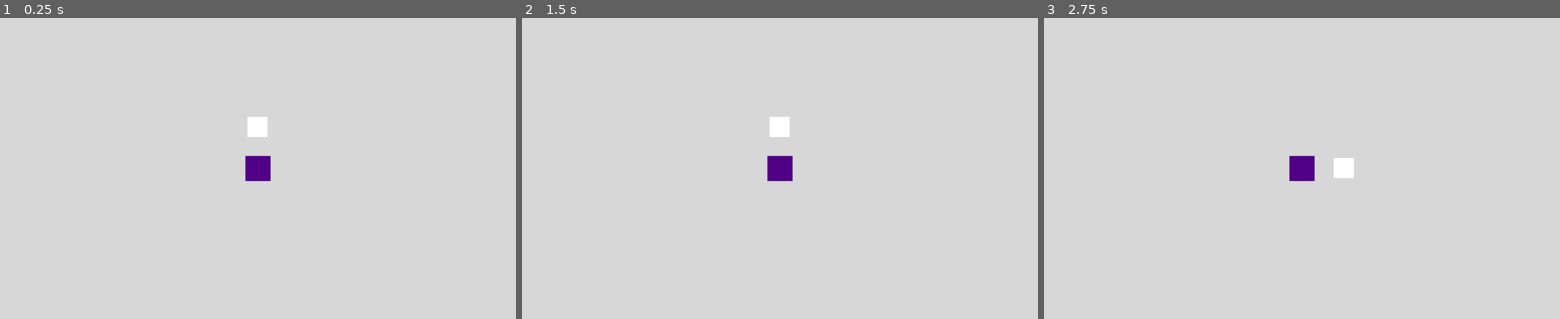
Above: before the commit, frames 1-3 (left to right).
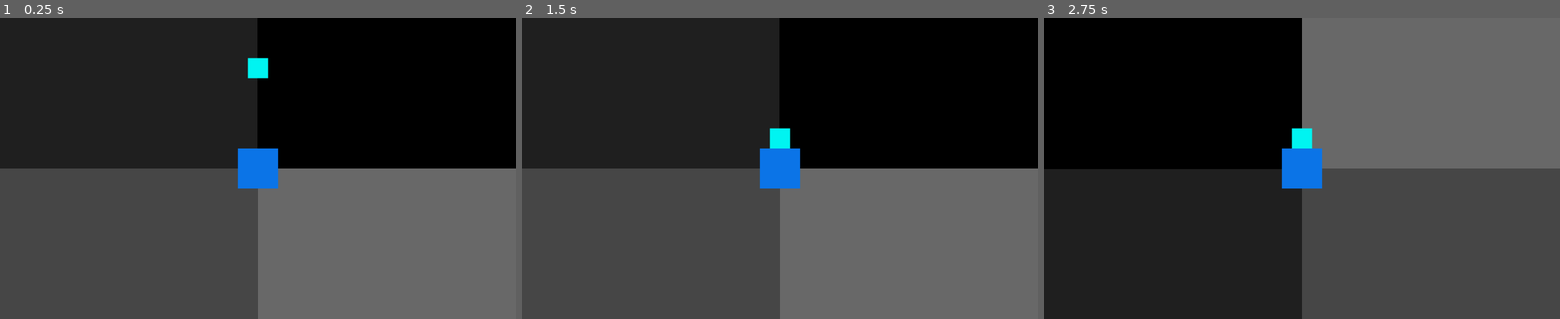
Above: after the commit, the same moments.

Repository: KeatonMueller/polymonous
Game: Godot game, scene res://MainScene.tscn
Same seed, same stepped clock (60 frames per second), same inputs: the game is played once before the commit and once after it.
Inputs:
- Up to frame 1 (0.25 s): no input
- Up to frame 2 (1.5 s): tap Enter at 0.5 s; hold D (move_right, bound only before the commit) 0.53-1.28 s; tap S (box_drop, bound only after the commit) at 0.6, 1.35 s; tap Space at 1.25 s; hold A (move_left, bound only before the commit) from 1.28 s (still down)
- Up to frame 3 (2.75 s): tap Enter at 2 s; release A (move_left, bound only before the commit) at 2.03 s; hold D (move_right, bound only before the commit) from 2.03 s (still down); tap S (box_drop, bound only after the commit) at 2.1 s

The runs differ from the first frame. In frame 1, 100% of the frame differs, in the area x 0-100%, y 0-100%; in frame 2, 100%; in frame 3, 100%.

Commit message:
add rotation

Diff:
--- a/Base.gd
+++ b/Base.gd
@@ -2,30 +2,33 @@
 
 onready var cam : Camera2D = get_node("Camera2D")
 
-const num_sides : int = 4;
-const rot_delta : float = 2 * PI / num_sides;
-const rot_speed : float = 8.0;
-var rot_left : float = 0;
-var rot_dir : int = 0;
-var rot_list : Array = [];
+const num_sides : int = 4;	# number of sides on base
+const rot_delta : float = 2 * PI / num_sides;	# rotation needed to get to adjacent side
+const rot_speed : float = 8.0; # time (1 / rot_speed seconds) needed to do a rotation
+var rot_left : float = 0; # degree (theta) left needed in current rotation
+var rot_dir : int = 0; # direction (-1 | 1) of rotation
+var action_list : Array = []; # list of pending actions
 
-const Direction = {
-	"LEFT": 1,
-	"RIGHT": -1
-};
+var Action : Dictionary; # possible actions
+var Direction : Dictionary; # possible directions
 
+func _ready():
+	# load enums from MainScene
+	var main_scene = get_owner();
+	Action = main_scene.Action;
+	Direction = main_scene.Direction;
 
 func _physics_process(delta):
-	# on button press, add to list of rotations
-	if Input.is_action_just_pressed("move_right"):
-		rot_list.append(Direction.RIGHT);
-	elif Input.is_action_just_pressed("move_left"):
-		rot_list.append(Direction.LEFT);
+	# on button press, add to list of actinos
+	if Input.is_action_just_pressed("world_rot_right"):
+		action_list.append(Action.WORLD_ROT_RIGHT);
+	elif Input.is_action_just_pressed("world_rot_left"):
+		action_list.append(Action.WORLD_ROT_LEFT);
 
-	# set current rotation if any are pending
-	if rot_list.size() > 0 and rot_left == 0:
+	# set current action if any are pending
+	if action_list.size() > 0 and rot_left == 0:
 		rot_left = rot_delta;
-		rot_dir = rot_list.pop_front();
+		rot_dir = Direction[action_list.pop_front()];
 
 	# update camera rotation
 	if rot_left > 0:
--- a/Base.tscn
+++ b/Base.tscn
@@ -3,24 +3,23 @@
 [ext_resource path="res://Base.gd" type="Script" id=1]
 
 [sub_resource type="RectangleShape2D" id=1]
-extents = Vector2( 25.0005, 25.0283 )
+extents = Vector2( 40, 40 )
 
 [node name="Base" type="StaticBody2D"]
 script = ExtResource( 1 )
 
 [node name="ColorRect" type="ColorRect" parent="."]
-margin_left = -25.0
-margin_top = -25.0
-margin_right = 25.0
-margin_bottom = 25.0
+margin_left = -40.0
+margin_top = -40.0
+margin_right = 40.0
+margin_bottom = 40.0
 rect_pivot_offset = Vector2( 25, 25 )
-color = Color( 0.313726, 0, 0.52549, 1 )
+color = Color( 0.0470588, 0.458824, 0.909804, 1 )
 __meta__ = {
 "_edit_use_anchors_": false
 }
 
 [node name="CollisionShape2D" type="CollisionShape2D" parent="."]
-visible = false
 shape = SubResource( 1 )
 
 [node name="Camera2D" type="Camera2D" parent="."]
--- a/Box.tscn
+++ b/Box.tscn
@@ -1,9 +1,9 @@
 [gd_scene load_steps=2 format=2]
 
 [sub_resource type="RectangleShape2D" id=1]
-extents = Vector2( 20.294, 19.9537 )
+extents = Vector2( 20, 20 )
 
-[node name="Box" type="StaticBody2D"]
+[node name="Box" type="KinematicBody2D"]
 
 [node name="ColorRect" type="ColorRect" parent="."]
 margin_left = -20.0
@@ -11,10 +11,10 @@
 margin_right = 20.0
 margin_bottom = 20.0
 rect_pivot_offset = Vector2( 20, 20 )
+color = Color( 0, 0.960784, 0.94902, 1 )
 __meta__ = {
 "_edit_use_anchors_": false
 }
 
 [node name="CollisionShape2D" type="CollisionShape2D" parent="."]
-visible = false
 shape = SubResource( 1 )
--- a/MainScene.gd
+++ b/MainScene.gd
@@ -1,4 +1,76 @@
 extends Node2D
 
+var curr_box : KinematicBody2D;
+var curr_theta : float = -PI / 2;
+var curr_height : float = 200.0;
+
+var base : StaticBody2D;
+
 func _ready():
-	pass
+	# load initial box
+	curr_box = load("res://Box.tscn").instance();
+	curr_box.position.x = cos(curr_theta) * curr_height;
+	curr_box.position.y = sin(curr_theta) * curr_height;
+	add_child(curr_box);
+	# get base
+	base = get_node("Base");
+
+const num_sides : int = 4;
+const rot_delta : float = 2 * PI / num_sides;
+const rot_speed : float = 8.0;
+var rot_left : float = 0;
+var rot_dir : int = 0;
+var action_list : Array = [];
+var next_action : int;
+
+const Action = {
+	"WORLD_ROT_LEFT": 0,
+	"WORLD_ROT_RIGHT": 1,
+	"DROP": 2,
+};
+
+const Direction = {
+	Action.WORLD_ROT_LEFT: -1,
+	Action.WORLD_ROT_RIGHT: 1
+}
+
+
+func _physics_process(delta):
+	# on button press, add to list of rotations
+	if Input.is_action_just_pressed("world_rot_right"):
+		action_list.append(Action.WORLD_ROT_RIGHT);
+	elif Input.is_action_just_pressed("world_rot_left"):
+		action_list.append(Action.WORLD_ROT_LEFT);
+	elif Input.is_action_just_pressed("box_drop"):
+		action_list.append(Action.DROP);
+
+	# get next action if any are pending
+	if action_list.size() > 0 and rot_left == 0:
+		next_action = action_list.pop_front();
+		if next_action != Action.DROP:
+			rot_left = rot_delta;
+			rot_dir = Direction[next_action];
+		else:
+			var dist = curr_box.position.distance_to(base.position);
+			var dir = Vector2();
+			dir.x = cos(curr_theta) * -dist;
+			dir.y = sin(curr_theta) * -dist;
+			curr_box.move_and_collide(dir)
+
+	# update current box position
+	if rot_left > 0:
+		var rot_amt = rot_delta * delta * rot_speed;
+		# check for over-rotating
+		if rot_left - rot_amt < 0:
+			rot_amt = rot_left;
+
+		# update theta and position
+		curr_theta += rot_amt * rot_dir;
+		curr_theta = wrapf(curr_theta, -PI, PI);
+		curr_box.position.x = cos(curr_theta) * curr_height;
+		curr_box.position.y = sin(curr_theta) * curr_height;
+		# rotate box so it appear stationary
+		curr_box.rotate(rot_dir * rot_amt);
+
+		# update rot_left
+		rot_left -= rot_amt;
--- a/MainScene.tscn
+++ b/MainScene.tscn
@@ -1,25 +1,54 @@
-[gd_scene load_steps=4 format=2]
+[gd_scene load_steps=3 format=2]
 
 [ext_resource path="res://MainScene.gd" type="Script" id=1]
 [ext_resource path="res://Base.tscn" type="PackedScene" id=2]
-[ext_resource path="res://Box.tscn" type="PackedScene" id=3]
 
 [node name="MainScene" type="Node2D"]
 position = Vector2( 0, 2 )
 script = ExtResource( 1 )
 
+[node name="ColorRect" type="ColorRect" parent="."]
+margin_right = 800.0
+margin_bottom = 800.0
+color = Color( 0.411765, 0.411765, 0.411765, 1 )
+__meta__ = {
+"_edit_use_anchors_": false
+}
+
+[node name="ColorRect2" type="ColorRect" parent="."]
+margin_left = -800.0
+margin_bottom = 800.0
+color = Color( 0.278431, 0.278431, 0.278431, 1 )
+__meta__ = {
+"_edit_use_anchors_": false
+}
+
+[node name="ColorRect3" type="ColorRect" parent="."]
+margin_left = -800.0
+margin_top = -800.0
+color = Color( 0.12549, 0.12549, 0.12549, 1 )
+__meta__ = {
+"_edit_use_anchors_": false
+}
+
+[node name="ColorRect4" type="ColorRect" parent="."]
+margin_left = -0.588867
+margin_top = -800.0
+margin_right = 799.411
+color = Color( 0, 0, 0, 1 )
+__meta__ = {
+"_edit_use_anchors_": false
+}
+
 [node name="Background" type="ColorRect" parent="."]
-margin_left = -310.0
-margin_top = -350.0
-margin_right = 1290.0
-margin_bottom = 916.0
+visible = false
+margin_left = -800.0
+margin_top = -800.0
+margin_right = 800.0
+margin_bottom = 800.0
 color = Color( 0.847059, 0.847059, 0.847059, 1 )
 __meta__ = {
 "_edit_use_anchors_": false
 }
 
 [node name="Base" parent="." instance=ExtResource( 2 )]
-position = Vector2( 512, 300 )
-
-[node name="Box" parent="." instance=ExtResource( 3 )]
-position = Vector2( 510.565, 217.236 )
--- a/project.godot
+++ b/project.godot
@@ -21,14 +21,25 @@
 
 [input]
 
-move_left={
+world_rot_left={
 "deadzone": 0.5,
-"events": [ Object(InputEventKey,"resource_local_to_scene":false,"resource_name":"","device":0,"alt":false,"shift":false,"control":false,"meta":false,"command":false,"pressed":false,"scancode":65,"unicode":0,"echo":false,"script":null)
+"events": [ Object(InputEventKey,"resource_local_to_scene":false,"resource_name":"","device":0,"alt":false,"shift":false,"control":false,"meta":false,"command":false,"pressed":false,"scancode":16777231,"unicode":0,"echo":false,"script":null)
+, Object(InputEventKey,"resource_local_to_scene":false,"resource_name":"","device":0,"alt":false,"shift":false,"control":false,"meta":false,"command":false,"pressed":false,"scancode":44,"unicode":0,"echo":false,"script":null)
+, Object(InputEventKey,"resource_local_to_scene":false,"resource_name":"","device":0,"alt":false,"shift":false,"control":false,"meta":false,"command":false,"pressed":false,"scancode":65,"unicode":0,"echo":false,"script":null)
  ]
 }
-move_right={
+world_rot_right={
 "deadzone": 0.5,
-"events": [ Object(InputEventKey,"resource_local_to_scene":false,"resource_name":"","device":0,"alt":false,"shift":false,"control":false,"meta":false,"command":false,"pressed":false,"scancode":68,"unicode":0,"echo":false,"script":null)
+"events": [ Object(InputEventKey,"resource_local_to_scene":false,"resource_name":"","device":0,"alt":false,"shift":false,"control":false,"meta":false,"command":false,"pressed":false,"scancode":16777233,"unicode":0,"echo":false,"script":null)
+, Object(InputEventKey,"resource_local_to_scene":false,"resource_name":"","device":0,"alt":false,"shift":false,"control":false,"meta":false,"command":false,"pressed":false,"scancode":46,"unicode":0,"echo":false,"script":null)
+, Object(InputEventKey,"resource_local_to_scene":false,"resource_name":"","device":0,"alt":false,"shift":false,"control":false,"meta":false,"command":false,"pressed":false,"scancode":68,"unicode":0,"echo":false,"script":null)
+ ]
+}
+box_drop={
+"deadzone": 0.5,
+"events": [ Object(InputEventKey,"resource_local_to_scene":false,"resource_name":"","device":0,"alt":false,"shift":false,"control":false,"meta":false,"command":false,"pressed":false,"scancode":83,"unicode":0,"echo":false,"script":null)
+, Object(InputEventKey,"resource_local_to_scene":false,"resource_name":"","device":0,"alt":false,"shift":false,"control":false,"meta":false,"command":false,"pressed":false,"scancode":32,"unicode":0,"echo":false,"script":null)
+, Object(InputEventKey,"resource_local_to_scene":false,"resource_name":"","device":0,"alt":false,"shift":false,"control":false,"meta":false,"command":false,"pressed":false,"scancode":16777234,"unicode":0,"echo":false,"script":null)
  ]
 }
 
Not shown, changed: README.md
